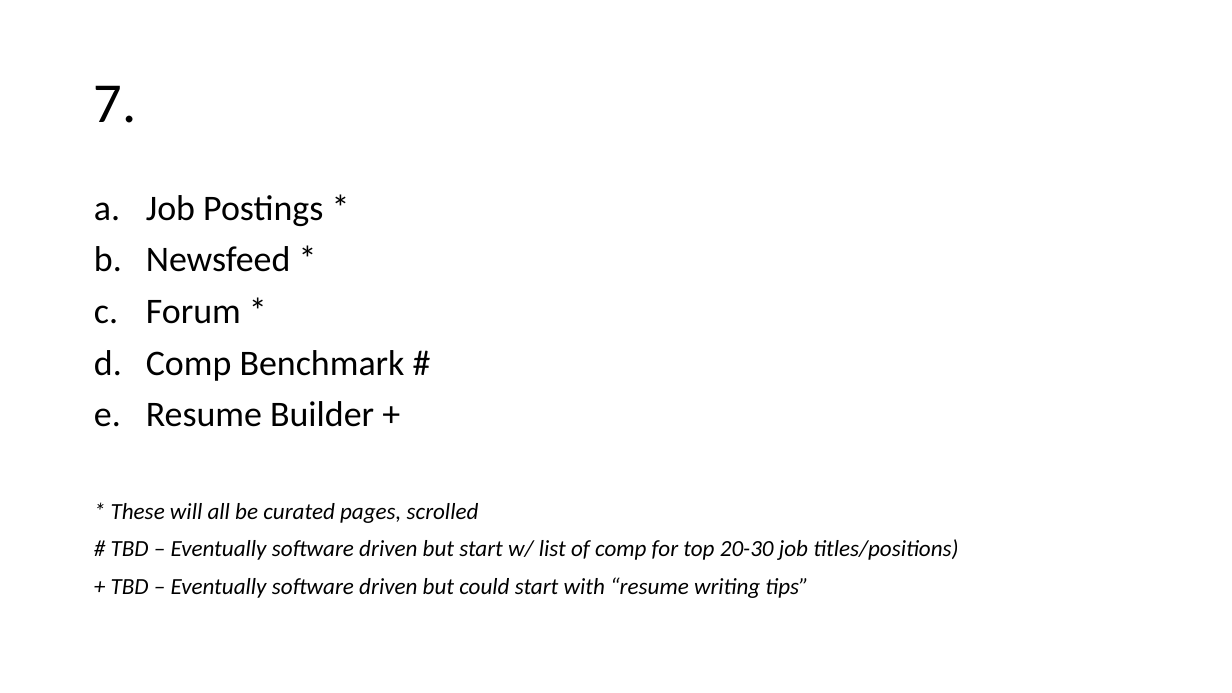
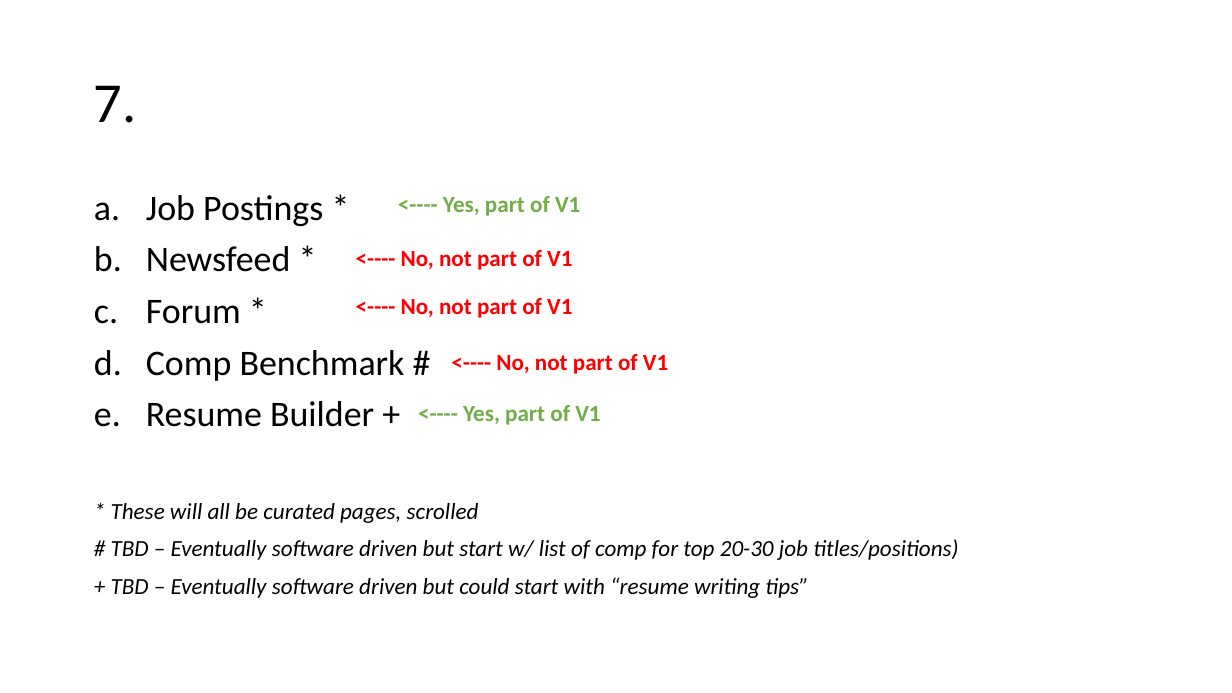
Before and after one commit to Agility360/AWS, a slide deck: slide 15 of frontend/app-design-screens.pptx (slide 14 before the commit). Drawn at 1232x693 pixels with LibreOffice and Linux fonts; fonts in the diff are those of the drawing. Boxes give left, top, right and bottom in pixels: in the first picture for what was removed or moved away, otherwise in the second. Text is boxed around its words. In the diff, an @@ line names an element or a change of style, - is before the commit and + after.

```diff
--- a/frontend/app-design-screens.pptx
+++ b/frontend/app-design-screens.pptx
@@ text added at <box>443,196,580,216</box>, 18 pt, text #70AD47, bold @@
+<---- Yes, part of V1
@@ text added at <box>401,250,572,270</box>, 18 pt, text #FF0000, bold @@
+<---- No, not part of V1
@@ text added at <box>401,298,572,318</box>, 18 pt, text #FF0000, bold @@
+<---- No, not part of V1
@@ text added at <box>496,354,668,374</box>, 18 pt, text #FF0000, bold @@
+<---- No, not part of V1
@@ text added at <box>463,405,600,425</box>, 18 pt, text #70AD47, bold @@
+<---- Yes, part of V1
```
Also in this commit, not shown: 5 other slides changed, 1 slide added, 1 other file.
